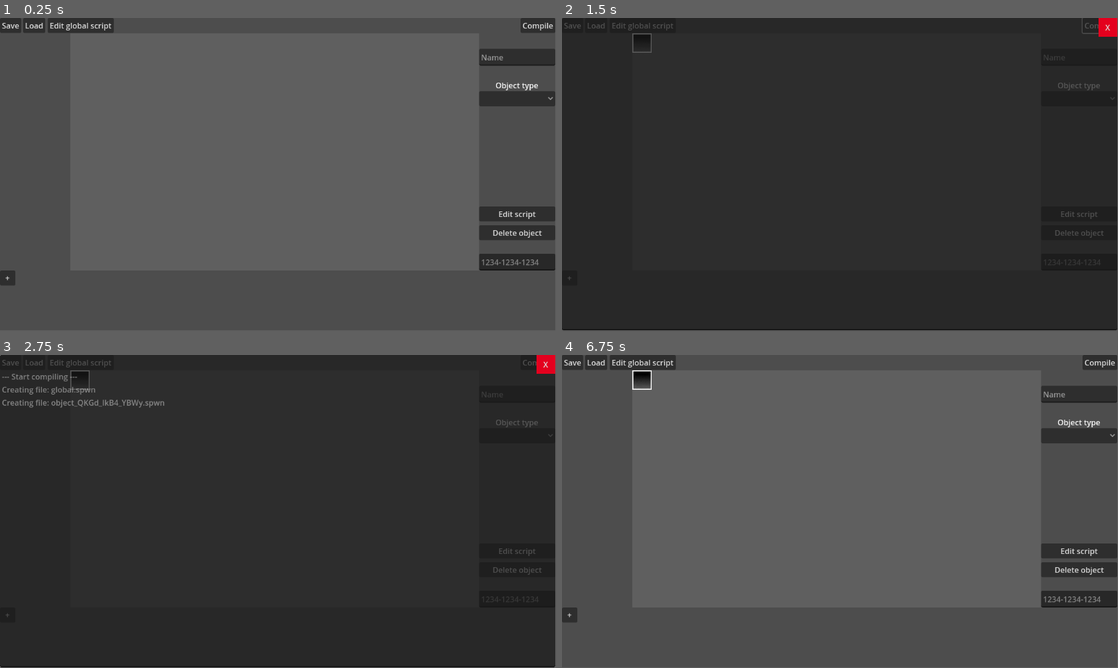
Above: before the commit, frames 1-4 (two rows, left to right).
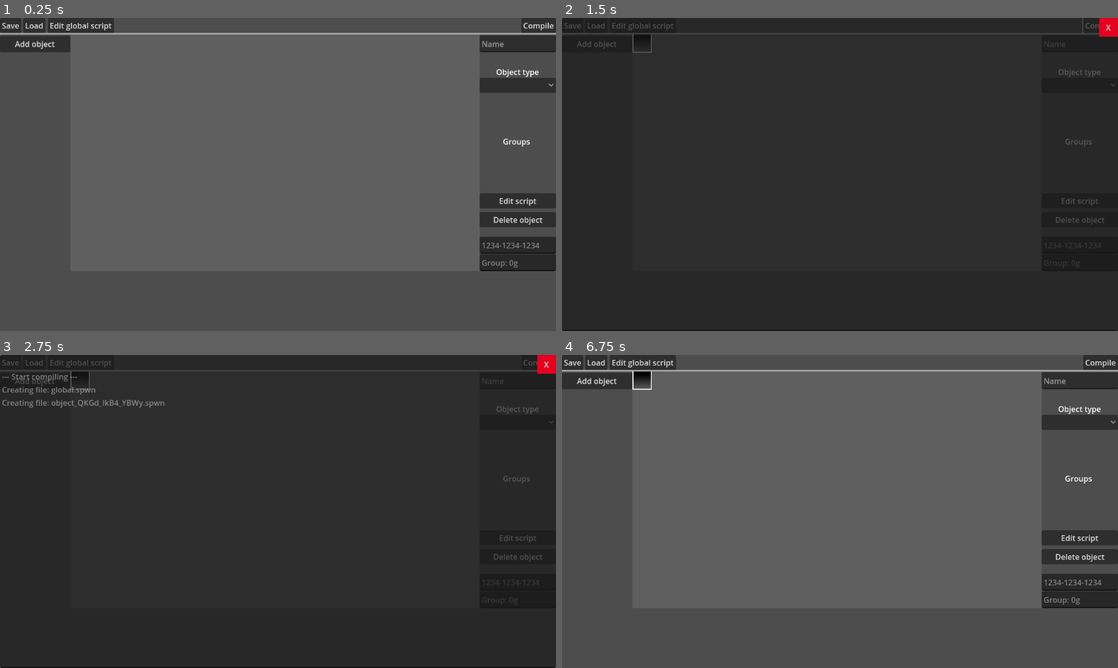
Above: after the commit, the same moments.

Repository: dash-engine/Dash-Engine
Game: Godot game, scene res://main.tscn
Same seed, same stepped clock (60 frames per second), same inputs: the game is played once before the commit and once after it.
Inputs (mouse positions are in pixels of both pictures, inside the frame that each line leads up to; where the layout moved, square brackets give the same spot in the first picture):
- Up to frame 1 (0.25 s): no input
- Up to frame 2 (1.5 s): click "+" (after the commit: "Add object") at 0.5 s; click "Compile" at 1.25 s
- Up to frame 3 (2.75 s): click "Edit script" at 2 s
- Up to frame 4 (6.75 s): click (1079, 420) [1079, 436] at 2.75 s; click "Edit global script" at 3.5 s; click "+" (after the commit: "Add object") at 4.25 s; click "Edit script" at 5 s; click (1079, 420) [1079, 436] at 5.75 s; click "Compile" at 6.5 s
In our replay, the window is 799x449 before the commit and 800x450 after it. These sizes can differ from the game's own. Grey fills any space a smaller window leaves; there, only what the larger window draws over its background counts as a difference.

The runs differ from the first frame. In frame 1, 5.9% of the frame differs, in the area x 0-100%, y 0-86%; in frame 2, 0.4%; in frame 3, 0.4%; in frame 4, 5.9%.
Error before the commit: Attempt to call function 'get_open_error' in base 'null instance' on a null instance. (res://scripts/compiler.gd:96)
Error after the commit: Attempt to call function 'get_open_error' in base 'null instance' on a null instance. (res://scripts/compiler.gd:95)

Commit message:
Added groups for objects

Diff:
--- a/global.gd
+++ b/global.gd
@@ -4,7 +4,13 @@
 	"scripts": {"global":""},
 	"objects": {},
 	"scenes": {},
+	"files": {},
+	"groups": []
 }
+
+
+const sceneGroup = 1001
+const maxObjects = 1000
 
 var objectConainer = null
 
@@ -17,6 +23,8 @@
 var levelName = "test"
 
 var currentScene = ""
+
+var last_used_group = -1
 
 func _ready() -> void:
 	saveScene(UID.generate(),"main")
@@ -44,20 +52,35 @@
 func saveScript(uid, code):
 	project["scripts"][uid] = code
 
-func saveObject(uid, Name, position, type, rotation, sceneUID):
+func saveObject(uid, Name, position, type, rotation, sceneUID, group = -1):
+	if group == -1:
+		group = get_next_group()
+	last_used_group = group
 	project["objects"][uid] = {
 		"uid": uid,
 		"name": Name,
 		"position": position,
 		"rotation": rotation,
 		"type": type,
-		"sceneUID": sceneUID
+		"sceneUID": sceneUID,
+		"group": group,
 	}
 
 func saveScene(uid, Name):
 	project["scenes"][uid] = {
 		"uid": uid,
-		"name": Name
+		"name": Name,
+	}
+
+func createFile():
+	var Name = await get_string("File name")
+	saveFile(UID.generate(),Name,"")
+
+func saveFile(uid, Name, content):
+	project["files"][uid] = {
+		"uid": uid,
+		"name": Name,
+		"content": content,
 	}
 
 func convertProjectToJson():
@@ -76,6 +99,8 @@
 
 func deleteObject(uid):
 	if uid in project["objects"]:
+		var group_to_delete = project["objects"][uid]["group"]
+		project["groups"].erase(group_to_delete)
 		current_selected_object = null
 		if objectConainer:
 			objectConainer.get_node(uid).queue_free()
@@ -88,3 +113,22 @@
 		project["scenes"].erase(uid)
 	else:
 		print("No scene found with uid: ", uid)
+
+func get_string(question = ""):
+	var clone = load("res://scenes/getString.tscn").instantiate()
+	get_tree().root.add_child(clone)
+	await clone.accepted == true
+	print(clone.accepted)
+	clone.queue_free()
+	return clone.response
+
+func get_next_group() -> int:
+	if last_used_group == -1:
+		last_used_group = 0
+	else:
+		last_used_group += 1
+
+	if last_used_group not in project["groups"]:
+		project["groups"].append(last_used_group)
+
+	return last_used_group
--- a/main.tscn
+++ b/main.tscn
@@ -1,11 +1,14 @@
-[gd_scene load_steps=5 format=3 uid="uid://cctfi18ju7m2w"]
+[gd_scene load_steps=7 format=3 uid="uid://cctfi18ju7m2w"]
 
 [ext_resource type="Script" path="res://scripts/main.gd" id="1_48syh"]
 [ext_resource type="Theme" uid="uid://dlrca21g6xugd" path="res://assets/buttonTheme.tres" id="2_b2s04"]
 [ext_resource type="Script" path="res://scripts/properties.gd" id="2_ro366"]
+[ext_resource type="Script" path="res://scripts/file_manager.gd" id="4_2mcld"]
 
 [sub_resource type="Theme" id="Theme_u2afu"]
 default_font_size = 16
+
+[sub_resource type="StyleBoxEmpty" id="StyleBoxEmpty_p8ww4"]
 
 [node name="main" type="Control" node_paths=PackedStringArray("canvas")]
 layout_mode = 3
@@ -25,30 +28,23 @@
 offset_bottom = 524.0
 color = Color(0.374139, 0.374139, 0.374139, 1)
 
-[node name="ScrollContainer" type="ScrollContainer" parent="."]
-custom_minimum_size = Vector2(117, 512)
-layout_mode = 0
-offset_top = 32.0
-offset_right = 117.0
-offset_bottom = 544.0
-vertical_scroll_mode = 0
-
 [node name="addObj" type="Button" parent="."]
 layout_mode = 0
-offset_top = 524.0
-offset_right = 32.0
-offset_bottom = 555.0
-theme = ExtResource("2_b2s04")
-text = "+"
-
-[node name="properties" type="Control" parent="." node_paths=PackedStringArray("nameTextBox", "uidTextBox", "editScriptButton", "objTypeBox")]
-anchors_preset = 0
-offset_top = 32.0
-offset_right = 40.0
-offset_bottom = 72.0
+offset_top = 37.0
+offset_right = 146.0
+offset_bottom = 71.0
+theme = ExtResource("2_b2s04")
+text = "Add object"
+
+[node name="properties" type="Control" parent="." node_paths=PackedStringArray("nameTextBox", "uidTextBox", "groupTextBox", "editScriptButton", "objTypeBox")]
+anchors_preset = 0
+offset_top = 4.0
+offset_right = 4.0
+offset_bottom = 4.0
 script = ExtResource("2_ro366")
 nameTextBox = NodePath("name")
 uidTextBox = NodePath("UID")
+groupTextBox = NodePath("Group")
 editScriptButton = NodePath("editScript")
 objTypeBox = NodePath("objType/objType")
 
@@ -63,14 +59,25 @@
 [node name="UID" type="TextEdit" parent="properties"]
 layout_mode = 0
 offset_left = 994.0
-offset_top = 457.0
-offset_right = 1152.0
-offset_bottom = 492.0
+offset_top = 449.0
+offset_right = 1152.0
+offset_bottom = 484.0
 theme = SubResource("Theme_u2afu")
 text = "1234-1234-1234"
 placeholder_text = "UID"
 editable = false
 
+[node name="Group" type="TextEdit" parent="properties"]
+layout_mode = 0
+offset_left = 994.0
+offset_top = 485.0
+offset_right = 1152.0
+offset_bottom = 520.0
+theme = SubResource("Theme_u2afu")
+text = "Group: 0g"
+placeholder_text = "UID"
+editable = false
+
 [node name="editScript" type="Button" parent="properties"]
 layout_mode = 0
 offset_left = 994.0
@@ -91,8 +98,6 @@
 
 [node name="objType" type="Control" parent="properties"]
 anchors_preset = 0
-offset_right = 40.0
-offset_bottom = 40.0
 
 [node name="text" type="Label" parent="properties/objType"]
 layout_mode = 0
@@ -108,12 +113,25 @@
 offset_left = 994.0
 offset_top = 120.0
 offset_right = 1152.0
-offset_bottom = 146.0
+offset_bottom = 151.0
 item_count = 2
 popup/item_0/text = "block"
 popup/item_1/text = "spike"
 popup/item_1/id = 1
 
+[node name="objType2" type="Control" parent="properties"]
+anchors_preset = 0
+
+[node name="text" type="Label" parent="properties/objType2"]
+layout_mode = 0
+offset_left = 992.0
+offset_top = 240.0
+offset_right = 1150.0
+offset_bottom = 263.0
+text = "Groups
+"
+horizontal_alignment = 1
+
 [node name="Topbar" type="Control" parent="."]
 anchors_preset = 0
 offset_right = 1152.0
@@ -150,6 +168,32 @@
 theme = ExtResource("2_b2s04")
 text = "Load
 "
+
+[node name="Line2D" type="Line2D" parent="Topbar"]
+points = PackedVector2Array(0, 33, 1152, 33)
+width = 3.0
+default_color = Color(0.691357, 0.691357, 0.691357, 1)
+
+[node name="fileManager" type="ItemList" parent="." node_paths=PackedStringArray("context_menu")]
+visible = false
+layout_mode = 0
+offset_top = 532.0
+offset_right = 1152.0
+offset_bottom = 648.0
+theme_override_styles/focus = SubResource("StyleBoxEmpty_p8ww4")
+max_columns = 20
+icon_mode = 0
+script = ExtResource("4_2mcld")
+context_menu = NodePath("PopupMenu")
+
+[node name="PopupMenu" type="PopupMenu" parent="fileManager"]
+size = Vector2i(134, 100)
+item_count = 3
+item_0/text = "Create text file"
+item_1/text = "Create scene"
+item_1/id = 1
+item_2/text = "rename"
+item_2/id = 2
 
 [connection signal="pressed" from="addObj" to="." method="_on_button_pressed"]
 [connection signal="pressed" from="properties/editScript" to="properties" method="_on_edit_script_pressed"]
@@ -159,3 +203,6 @@
 [connection signal="pressed" from="Topbar/edit_global_script" to="." method="_on_edit_global_script_pressed"]
 [connection signal="pressed" from="Topbar/saveButton" to="." method="_on_save_button_pressed"]
 [connection signal="pressed" from="Topbar/loadButton" to="." method="_on_load_button_pressed"]
+[connection signal="mouse_entered" from="fileManager" to="fileManager" method="_on_mouse_entered"]
+[connection signal="mouse_exited" from="fileManager" to="fileManager" method="_on_mouse_exited"]
+[connection signal="id_pressed" from="fileManager/PopupMenu" to="fileManager" method="_on_popup_menu_id_pressed"]
--- a/project.godot
+++ b/project.godot
@@ -24,3 +24,8 @@
 Objects="*res://scripts/objects.gd"
 Data="*res://scripts/data.gd"
 Parser="*res://scripts/parser.gd"
+
+[display]
+
+window/stretch/mode="viewport"
+window/stretch/aspect="expand"
--- /dev/null
+++ b/scenes/getString.tscn
@@ -0,0 +1,41 @@
+[gd_scene load_steps=3 format=3 uid="uid://ck3a20afilm4u"]
+
+[ext_resource type="Script" path="res://scripts/get_string.gd" id="1_oiwl3"]
+
+[sub_resource type="StyleBoxFlat" id="StyleBoxFlat_rqnyt"]
+bg_color = Color(0.121569, 0.121569, 0.121569, 0.243137)
+
+[node name="getString" type="Control" node_paths=PackedStringArray("textEdit")]
+z_index = 1000
+layout_mode = 3
+anchors_preset = 15
+anchor_right = 1.0
+anchor_bottom = 1.0
+grow_horizontal = 2
+grow_vertical = 2
+script = ExtResource("1_oiwl3")
+textEdit = NodePath("TextEdit2")
+
+[node name="Panel" type="Panel" parent="."]
+layout_mode = 0
+offset_right = 1152.0
+offset_bottom = 648.0
+theme_override_styles/panel = SubResource("StyleBoxFlat_rqnyt")
+
+[node name="TextEdit2" type="TextEdit" parent="."]
+layout_mode = 0
+offset_left = 416.0
+offset_top = 294.0
+offset_right = 716.0
+offset_bottom = 350.0
+
+[node name="accept" type="Button" parent="."]
+z_index = 10
+custom_minimum_size = Vector2(300, 0)
+offset_left = 416.0
+offset_top = 355.0
+offset_right = 716.0
+offset_bottom = 386.0
+text = "Accept"
+
+[connection signal="pressed" from="accept" to="." method="_on_accept_pressed"]
--- a/scripts/compiler.gd
+++ b/scripts/compiler.gd
@@ -2,8 +2,6 @@
 
 var dir = "user://temp"
 var temp = 1
-
-const scene_group = 500
 
 func compile():
 	temp += 1
@@ -49,6 +47,7 @@
 		var pos = object["position"]
 		var rotation = object.get("rotation", 0.0)
 		var type = object["type"]
+		var objectGroup = object["group"]
 
 		main_script += """
 		/* Object: %s */
@@ -57,9 +56,9 @@
 			X: %s,
 			Y: %s,
 			ROTATION: %s,
-			GROUPS: [%sg, %sg]
+			GROUPS: [%sg, %sg, %sg]
 		});
-		object_%s.execute();\n""" % [uid, type, pos.x, pos.y, rotation, scene_group, scene_group+current_scene, uid.replace("-", "_")]
+		object_%s.execute();\n""" % [uid, type, pos.x, pos.y, rotation, Global.sceneGroup, Global.sceneGroup+current_scene, objectGroup, uid.replace("-", "_")]
 	create_spwn("main", main_script)
 	compileCommand()
 	Global.addToOutput("-- End compiling --",true)
--- /dev/null
+++ b/scripts/file_manager.gd
@@ -0,0 +1,35 @@
+extends ItemList
+
+var icons = {
+	"textFile" = "res://assets/img/textFile.png"
+}
+
+@export var context_menu : PopupMenu
+
+var can_context_menu = false
+
+# TODO: Make file manager work
+
+func _on_popup_menu_id_pressed(id: int) -> void:
+	if id == 0:
+		var item = load(icons["textFile"])
+		self.add_item("file.txt", item, true)
+		Global.createFile()
+	if id == 1:
+		var item = load(icons["textFile"])
+		self.add_item("scene", item, true)
+	if id == 2:
+		pass
+
+func _input(event):
+	if event is InputEventMouseButton:
+		if event.is_pressed() and event.button_index == MOUSE_BUTTON_RIGHT:
+			if can_context_menu:
+				context_menu.visible = true
+				context_menu.position = get_global_mouse_position()
+
+func _on_mouse_entered():
+	can_context_menu = true
+
+func _on_mouse_exited():
+	can_context_menu = false
--- /dev/null
+++ b/scripts/get_string.gd
@@ -0,0 +1,18 @@
+extends Control
+
+@export var question : String
+
+@export var response = ""
+
+@export var textEdit : TextEdit
+
+signal accepted
+
+# FIXME: For some reason, you cant type on the textbox
+
+func _process(delta: float) -> void:
+	textEdit.text = question
+
+func _on_accept_pressed() -> void:
+	response = textEdit.text
+	accepted.emit()
--- a/scripts/object.gd
+++ b/scripts/object.gd
@@ -18,6 +18,8 @@
 
 @export var type = 1
 
+@export var group = -1
+
 var alrPressed = false
 var pressedDebounce = false
 
@@ -28,6 +30,7 @@
 	Global.saveObject(uid, Name, Position, type, Rotation, Global.currentScene)
 	Global.saveScript(uid, "")
 	name = uid
+	group = Global.project["objects"][uid]["group"]
 	if canvas == null:
 		if get_parent():
 			if get_parent().is_class("Control"):
--- a/scripts/properties.gd
+++ b/scripts/properties.gd
@@ -2,6 +2,7 @@
 
 @export var nameTextBox : TextEdit
 @export var uidTextBox : TextEdit
+@export var groupTextBox : TextEdit
 @export var editScriptButton : Button
 @export_group("ObjType")
 @export var objTypeBox : OptionButton
@@ -11,6 +12,7 @@
 func _process(delta: float) -> void:
 	if Global.current_selected_object:
 		uidTextBox.text = Global.current_selected_object.uid
+		groupTextBox.text = "Group: " + str(Global.current_selected_object.group) + "g"
 	if oldSelected != Global.current_selected_object:
 		oldSelected = Global.current_selected_object
 		var type = Objects.get_index_by_id(Global.current_selected_object.type)
Binary file added: assets/img/textFile.png
Not shown, added: assets/img/textFile.png.import
